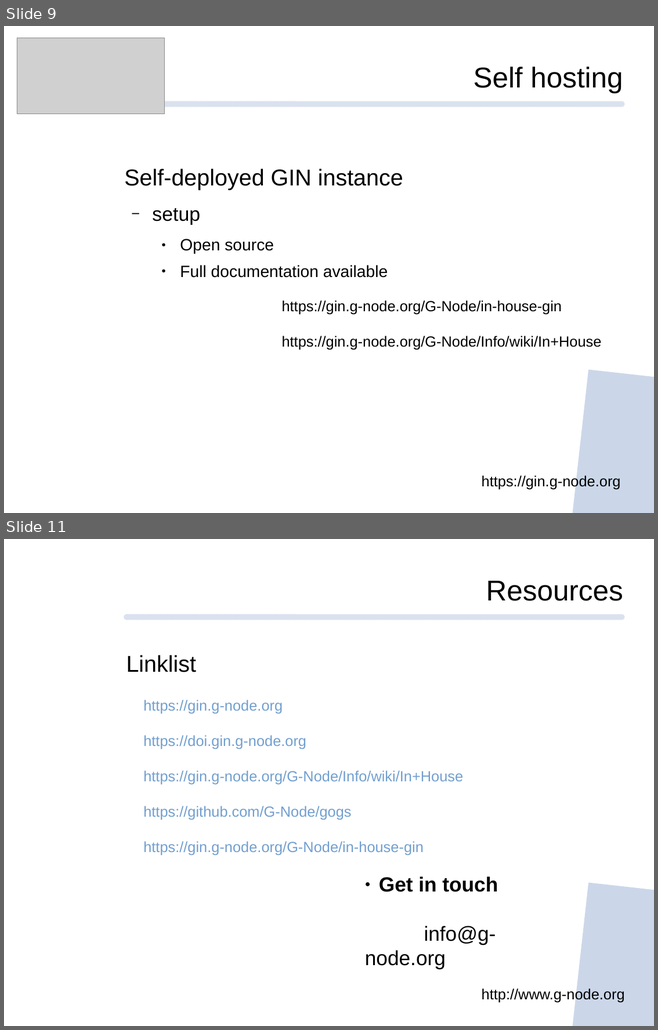
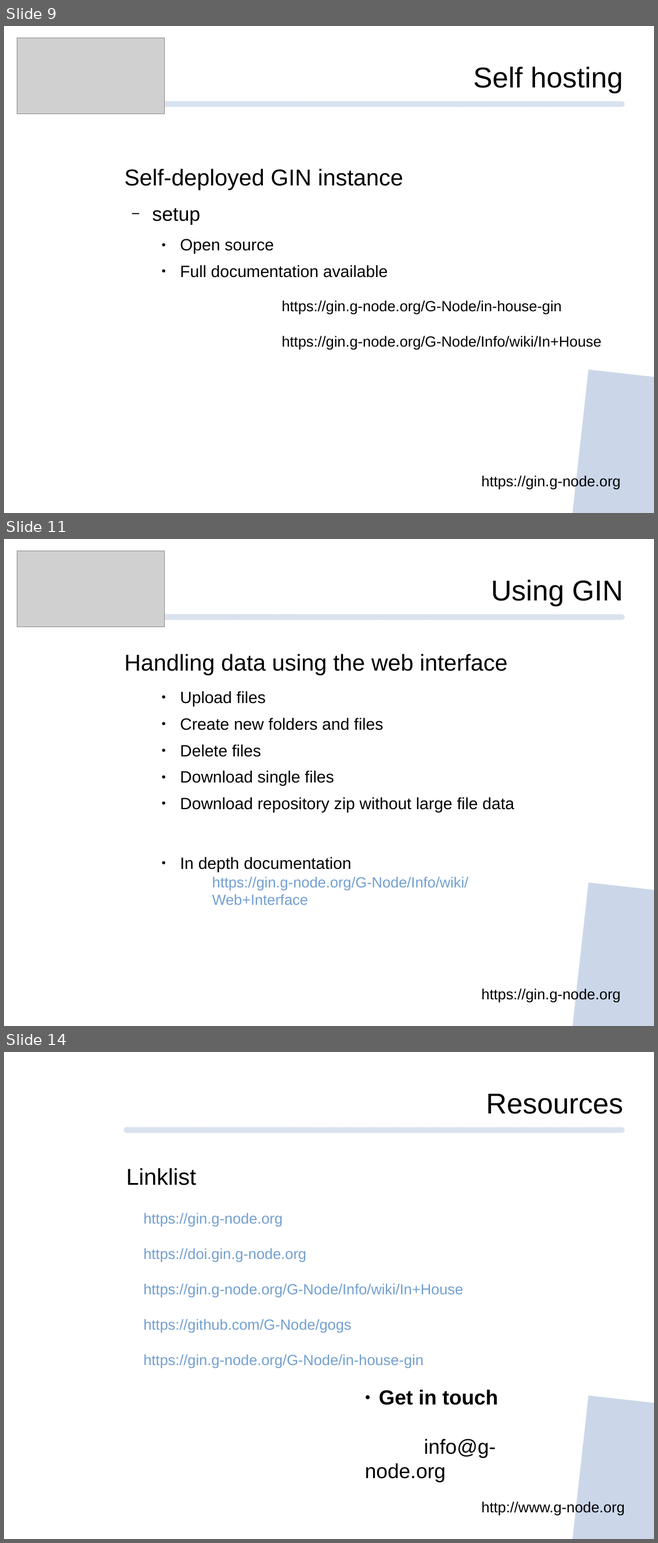
Before and after one commit to mpsonntag/prespost, a slide deck: 202209_INCF_online/202209_INCF_Online_GIN.odp. Shown one above the other, each under a label of ours: slides 9 and 11 before the commit, slides 9, 11 and 14 after it; the slides between them are not shown. The pictures are 658x1030 and 658x1543 pixels, drawn with LibreOffice and Linux fonts; fonts in the diff are those of the drawing; grey boxes stand for pictures; background and template pictures are left out. Boxes give left, top, right and bottom in pixels: in the first picture for what was removed or moved away, otherwise in the second. Text is boxed around its words. In the diff, an @@ line names an element or a change of style, - is before the commit and + after.

```diff
--- a/202209_INCF_online/202209_INCF_Online_GIN.odp
+++ b/202209_INCF_online/202209_INCF_Online_GIN.odp
@@ slide 11 added at [4, 539, 654, 1026], background #FFFFFF; not listed: 2 template elements that a slide beside it also shows @@
@@ picture added at [17, 551, 164, 627] @@
@@ text added at [491, 580, 623, 606], 35 pt, text #000000 @@
+Using GIN
@@ text added at [124, 654, 514, 873], 20 pt, text #000000 @@
+Handling data using the web interface
+    ● Upload files
+    ● Create new folders and files
+    ● Delete files
+    ● Download single files
+    ● Download repository zip without large file data
+    ● In depth documentation
@@ text added at [212, 877, 469, 905], 18 pt, text #729FCF @@
+https://gin.g-node.org/G-Node/Info/wiki/Web+Interface
@@ text added at [481, 988, 621, 1003], 18 pt, text #000000 @@
+https://gin.g-node.org
@@ what was slide 11 is now slide 14 @@
```
Also in this commit, not shown: 1 slide changed, 2 other slides added.
